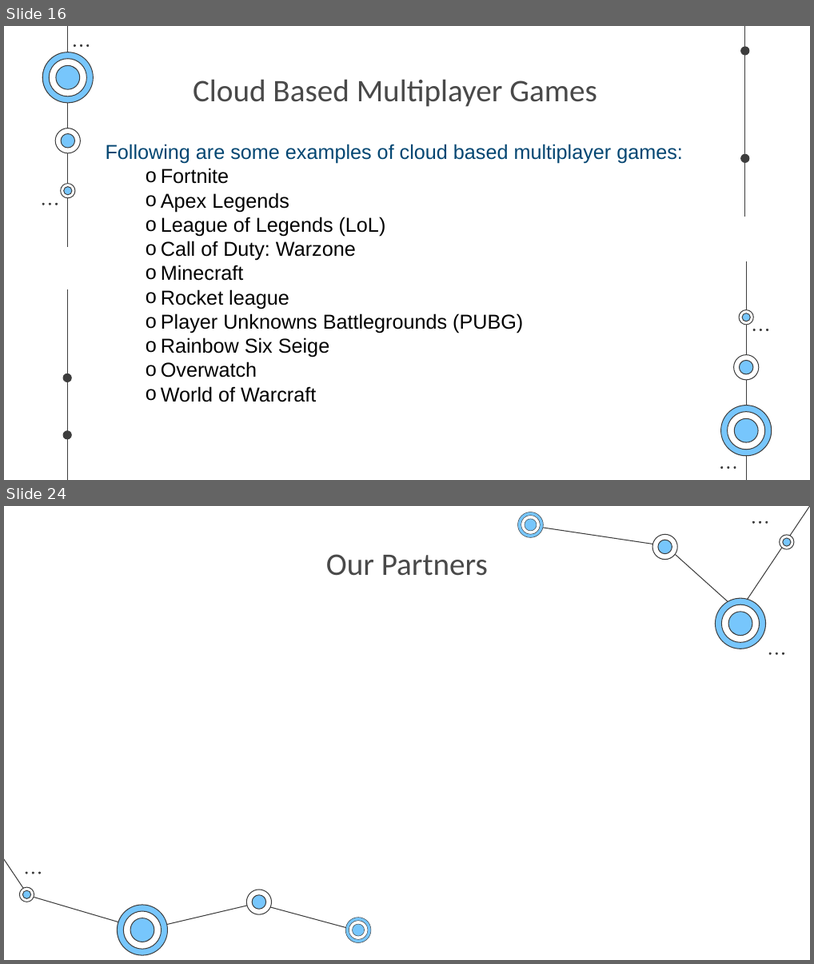
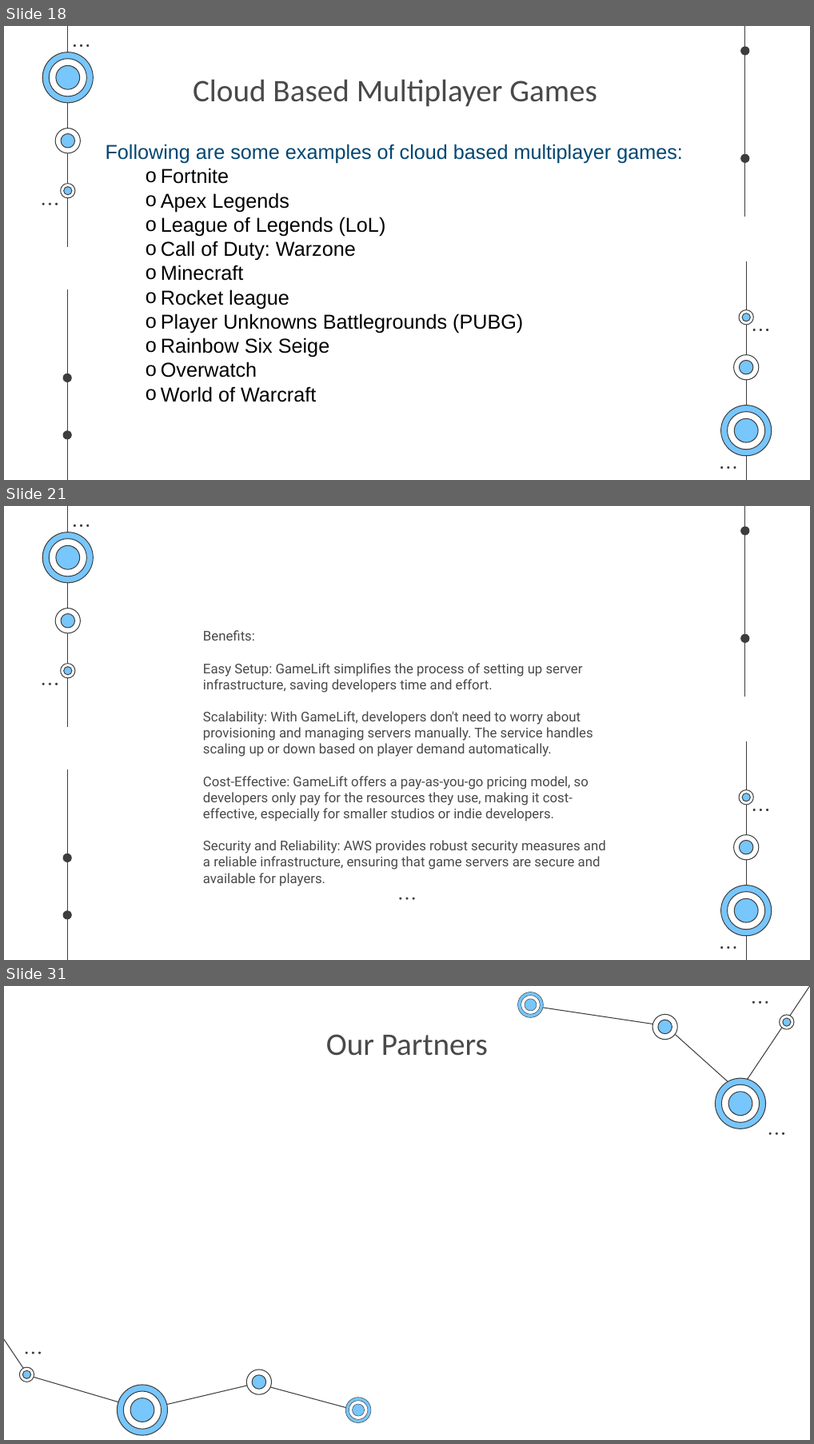
Before and after one commit to SaurabhYadav388/misc_works, a slide deck: Cloud_PPT/Shosau.pptx. Shown one above the other, each under a label of ours: slides 16 and 24 before the commit, slides 18, 21 and 31 after it; the slides between them are not shown. The pictures are 814x964 and 814x1444 pixels, drawn with LibreOffice and Linux fonts; fonts in the diff are those of the drawing. Boxes give left, top, right and bottom in pixels: in the first picture for what was removed or moved away, otherwise in the second. Text is boxed around its words. In the diff, an @@ line names an element or a change of style, - is before the commit and + after.

```diff
--- a/Cloud_PPT/Shosau.pptx
+++ b/Cloud_PPT/Shosau.pptx
@@ slide 21 added at (4,506,810,960), background #FFFFFF; not listed: 48 template elements that a slide beside it also shows @@
@@ subtitle added at (203,630,606,886), 12 pt, text #494949 @@
+Benefits:
+Easy Setup: GameLift simplifies the process of setting up server infrastructure, saving developers time and effort.
+Scalability: With GameLift, developers don't need to worry about provisioning and managing servers manually. The service handles scaling up or down based on player demand automatically.
+Cost-Effective: GameLift offers a pay-as-you-go pricing model, so developers only pay for the resources they use, making it cost-effective, especially for smaller studios or indie developers.
+Security and Reliability: AWS provides robust security measures and a reliable infrastructure, ensuring that game servers are secure and available for players.
@@ ellipse added at (399,897,402,900), fill #3D3D3D @@
@@ ellipse added at (406,897,409,900), fill #3D3D3D @@
@@ ellipse added at (413,897,415,900), fill #3D3D3D @@
@@ what was slide 16 is now slide 18 @@
@@ what was slide 24 is now slide 31 @@
```
Also in this commit, not shown: 3 slides changed, 12 other slides added, 6 slides removed, 1 other file.
